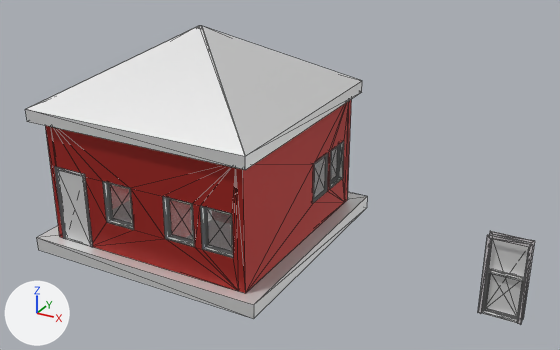
What one commit did to the glTF model Untitled.glb.
Rendered twice from a camera (50 mm lens) standing at (3.53, -16.91, 11.02) and looking at (-5.79, 0.04, 2.55). The axes (+X, +Y, +Z) are drawn at lower left. The lights are the same throughout. The first picture is the older version. Mesh edges are drawn as thin lines. Where no turn or scale is listed for an object, it has been applied to the vertices.

The first picture shows 'IfcDoor/M_Single-Flush:0915 x 2134mm:216359', 'IfcDoorType/M_Single-Flush:0915 x 2134mm', 'IfcSlab/Basic Roof:Generic Roof - 300mm:217659', 'IfcSlab/Basic Roof:Generic Roof - 300mm:217659.002', 'IfcSlab/Floor:Generic Floor - 400mm:217761', 'IfcWall/Basic Wall:Wall 20 thick:215540', 'IfcWall/Basic Wall:Wall 20 thick:215595', 'IfcWall/Basic Wall:Wall 20 thick:215738', 'IfcWall/Basic Wall:Wall 20 thick:215820', 'IfcWindow/M_Fixed:0915 x 1220mm:216895', 'IfcWindow/M_Fixed:0915 x 1220mm:216949', 'IfcWindow/M_Fixed:0915 x 1220mm:217183', 'IfcWindow/M_Fixed:0915 x 1220mm:217290', 'IfcWindowType/M_Fixed:0915 x 1220mm' and 1 more.
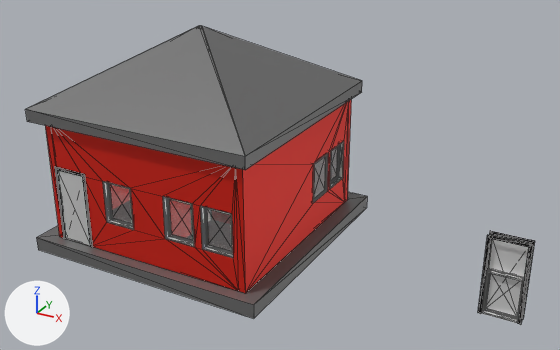
Patch to the scene script:
```diff
--- a/Untitled.glb.py
+++ b/Untitled.glb.py
@@ mat_door___frame @@
 mat_door___frame = principled_material('Door - Frame')
-mat_door___frame.base_color = (0.8, 0.768, 0.792)  # white #e7e3e6
+mat_door___frame.base_color = (0.00594, 0.00516, 0.00554)  # black #121011
 mat_door___frame.metallic = 0.5
@@ mat_default_roof @@
 mat_default_roof = principled_material('Default Roof')
-mat_default_roof.base_color = (0.8, 0.8, 0.8)  # white #e7e7e7
+mat_default_roof.base_color = (0.197, 0.197, 0.197)  # grey #7b7b7b
 mat_default_roof.metallic = 0.5
@@ mat_brick__common @@
 mat_brick__common = principled_material('Brick, Common')
-mat_brick__common.base_color = (0.434, 0.0243, 0.0187)  # red #b02b25
+mat_brick__common.base_color = (0.8, 0.0207, 0.00838)  # red #e72717
 mat_brick__common.metallic = 0.5
@@ ob_ifcslab_basic_roof_generic_roof___300mm_217659 @@
-ob_ifcslab_basic_roof_generic_roof___300mm_217659 = bpy.data.objects.new('IfcSlab/Basic Roof:Generic Roof - 300mm:217659', me_15_749)
+ob_ifcslab_basic_roof_generic_roof___300mm_217659 = bpy.data.objects.new('IfcSlab/Basic Roof:Generic Roof - 300mm:217659', me_15_779)
 ob_ifcslab_basic_roof_generic_roof___300mm_217659.location = (-11.83, -2.99, 4.0)
@@ ob_ifcslab_basic_roof_generic_roof___300mm_217659_001 @@
-ob_ifcslab_basic_roof_generic_roof___300mm_217659_001 = bpy.data.objects.new('IfcSlab/Basic Roof:Generic Roof - 300mm:217659.001', me_15_779)
+ob_ifcslab_basic_roof_generic_roof___300mm_217659_001 = bpy.data.objects.new('IfcSlab/Basic Roof:Generic Roof - 300mm:217659.001', me_15_825)
 ob_ifcslab_basic_roof_generic_roof___300mm_217659_001.location = (-11.83, -2.99, 4.0)
@@ ob_ifcslab_basic_roof_generic_roof___300mm_217659_002 @@
-ob_ifcslab_basic_roof_generic_roof___300mm_217659_002 = bpy.data.objects.new('IfcSlab/Basic Roof:Generic Roof - 300mm:217659.002', me_15_825)
+ob_ifcslab_basic_roof_generic_roof___300mm_217659_002 = bpy.data.objects.new('IfcSlab/Basic Roof:Generic Roof - 300mm:217659.002', me_15_802)
 ob_ifcslab_basic_roof_generic_roof___300mm_217659_002.location = (-11.83, -2.99, 4.0)
@@ ob_ifcslab_basic_roof_generic_roof___300mm_217659_003 @@
-ob_ifcslab_basic_roof_generic_roof___300mm_217659_003 = bpy.data.objects.new('IfcSlab/Basic Roof:Generic Roof - 300mm:217659.003', me_15_802)
+ob_ifcslab_basic_roof_generic_roof___300mm_217659_003 = bpy.data.objects.new('IfcSlab/Basic Roof:Generic Roof - 300mm:217659.003', me_15_749)
 ob_ifcslab_basic_roof_generic_roof___300mm_217659_003.location = (-11.83, -2.99, 4.0)
```

Location of each change, [x1, y1, x2, y2] in pixels of the pictures (560 x 350 px):
'IfcSlab/Basic Roof:Generic Roof - 300mm:217659.003', recoloured, reshaped (not visible before): after [25, 26, 245, 170]
'IfcSlab/Basic Roof:Generic Roof - 300mm:217659', recoloured, reshaped (not visible afterwards): before [25, 26, 245, 170]
'IfcWall/Basic Wall:Wall 20 thick:215595', recoloured: [51, 127, 239, 291] in both
'IfcWall/Basic Wall:Wall 20 thick:215738', recoloured: [236, 101, 349, 293] in both
'IfcSlab/Basic Roof:Generic Roof - 300mm:217659.002', recoloured, reshaped (not visible afterwards): before [202, 26, 362, 170]
'IfcSlab/Basic Roof:Generic Roof - 300mm:217659.001', recoloured, reshaped (not visible before): after [202, 26, 362, 170]
'IfcSlab/Floor:Generic Floor - 400mm:217761', recoloured (darker): [36, 192, 367, 318] in both
'IfcWall/Basic Wall:Wall 20 thick:215540', recoloured: [45, 126, 63, 238] in both
'IfcWall/Basic Wall:Wall 20 thick:215820', recoloured: [345, 100, 351, 202] in both
